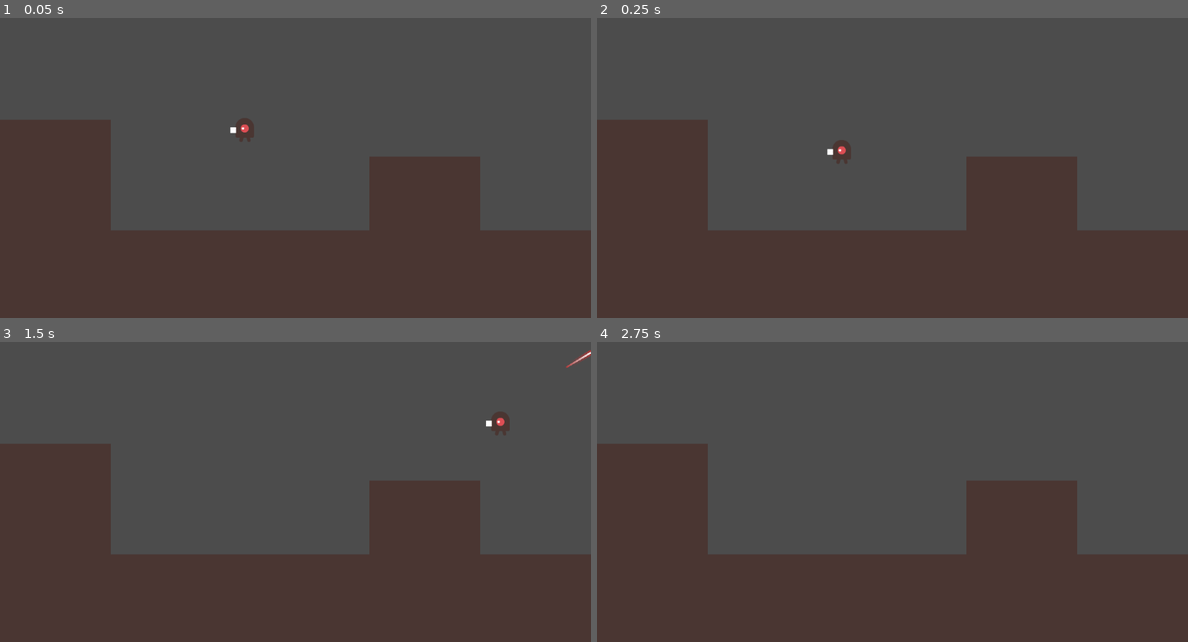
Above: before the commit, frames 1-4 (two rows, left to right).
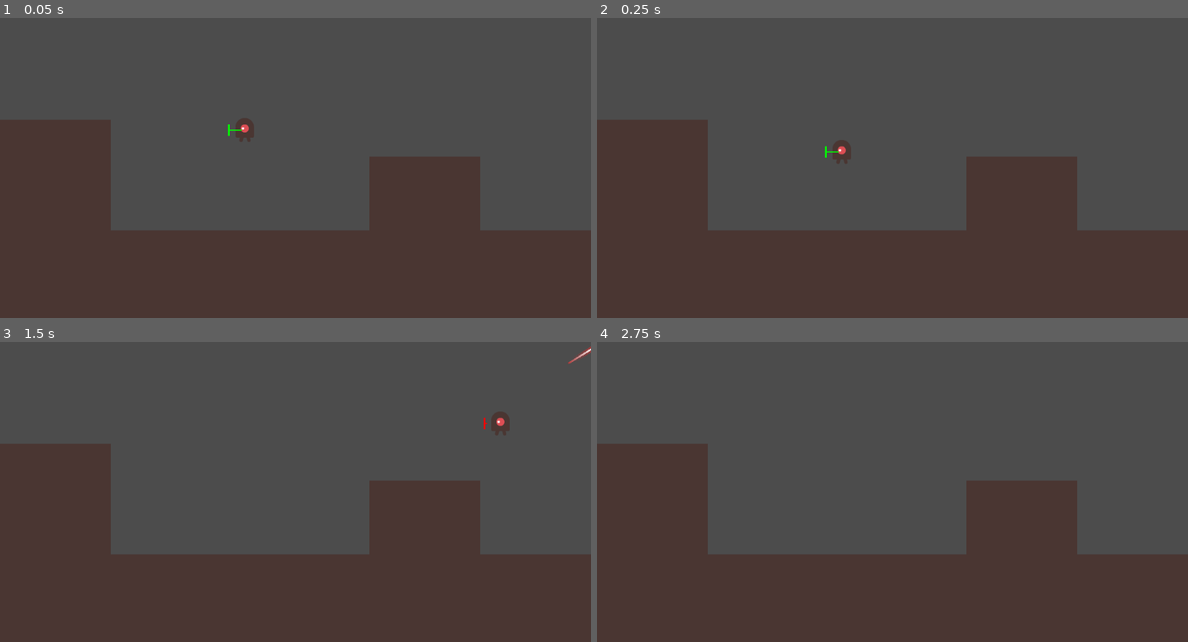
Above: after the commit, the same moments.

Repository: ben-gillott/crossbolt
Game: Godot game, scene res://Scenes/Main.tscn
The game is run twice, just before and just after one commit, with the same random seed, the same clock (stepped at 60 frames per second) and the same inputs.
Inputs (mouse positions are in pixels of both pictures, inside the frame that each line leads up to):
- Up to frame 1 (0.05 s): no input
- Up to frame 2 (0.25 s): no input
- Up to frame 3 (1.5 s): move the mouse to (425, 453) at 0.52 s; hold D (right) from 0.53 s (still down); click (425, 453) at 0.6 s; tap Space (jump) at 0.77 s; move the mouse to (177, 486) at 1.27 s; click (177, 486) at 1.35 s
- Up to frame 4 (2.75 s): tap Space (jump) at 1.52 s; tap Enter at 2 s; move the mouse to (951, 393) at 2.02 s; release D (right) at 2.03 s; hold A (left) from 2.03 s (still down); click (951, 393) at 2.1 s

The runs differ from the first frame. In frame 1, less than 0.1% of the frame differs, in the area x 38-41%, y 35-40%; in frame 2, less than 0.1%; in frame 3, 0.1%, in the area x 81-100%, y 1-30%; in frame 4, nothing differs.
Error before the commit: Attempt to call function '_endOfTheGame' in base 'null instance' on a null instance. (res://Scripts/Player.gd:92)
Error after the commit: Attempt to call function '_endOfTheGame' in base 'null instance' on a null instance. (res://Scripts/Player.gd:99)

Commit message:
loading animation

Diff:
--- a/Scenes/Player.tscn
+++ b/Scenes/Player.tscn
@@ -12,13 +12,18 @@
 [node name="CollisionShape2D" type="CollisionShape2D" parent="."]
 shape = SubResource( 6 )
 
+[node name="BoltStart" type="Position2D" parent="."]
+position = Vector2( 28, 0 )
+
 [node name="Player_Sprite" type="Sprite" parent="."]
 texture = ExtResource( 2 )
 
-[node name="Crossbow_Sprite" type="Sprite" parent="."]
-position = Vector2( 20, 0 )
-scale = Vector2( 10, 10 )
+[node name="Crossbow_Draw" type="Sprite" parent="."]
+position = Vector2( 16.5, 0 )
+scale = Vector2( 21, 2 )
 texture = ExtResource( 3 )
 
-[node name="BoltStart" type="Position2D" parent="."]
-position = Vector2( 20, 0 )
+[node name="Crossbow_Bow" type="Sprite" parent="."]
+position = Vector2( 27, 0 )
+scale = Vector2( 3, 20 )
+texture = ExtResource( 3 )
--- a/Scripts/Player.gd
+++ b/Scripts/Player.gd
@@ -43,26 +43,31 @@
 		else:
 			melee()
 	elif Input.is_action_pressed("reload"):
-		if loaded:
-			print("already loaded")
-		elif actionState == ACTIONS.FIRING or actionState == ACTIONS.MELEEING:
-			print("fire while reloading - reload interrupted")
-			reloadTimer = 0
-		elif actionState == ACTIONS.IDLE:
-			print("starting reload")
-			actionState = ACTIONS.RELOADING
-			reloadTimer = 0
-		elif actionState == ACTIONS.RELOADING:
-			print("Reloading, at ", reloadTimer, " ms")
-			reloadTimer += delta
-			if reloadTimer >= RELOAD_TIME:
-				loaded = true
-				print("Reloaded!")
-				actionState = ACTIONS.IDLE
+		reload(delta)
 	elif (not Input.is_action_pressed("reload")) and (actionState == ACTIONS.RELOADING):
 		print("reload released early")
 		actionState = ACTIONS.IDLE;
 		reloadTimer = 0
+
+
+func reload(delta):
+	if loaded:
+		print("already loaded")
+	elif actionState == ACTIONS.FIRING or actionState == ACTIONS.MELEEING:
+		print("fire while reloading - reload interrupted")
+		reloadTimer = 0
+	elif actionState == ACTIONS.IDLE:
+		print("starting reload")
+		actionState = ACTIONS.RELOADING
+		reloadTimer = 0
+	elif actionState == ACTIONS.RELOADING:
+		print("Reloading, at ", reloadTimer, " ms")
+		reloadTimer += delta
+		if reloadTimer >= RELOAD_TIME:
+			loaded = true
+			print("Reloaded!")
+			actionState = ACTIONS.IDLE
+
 
 func shoot():
 	actionState = ACTIONS.FIRING
@@ -82,6 +87,8 @@
 func _physics_process(delta):
 	get_input(delta)
 	flip()
+	bow_animation()
+
 	velocity.y += JUMP_GRAVITY * delta
 	velocity = move_and_slide(velocity, Vector2.UP)
 	if Input.is_action_just_pressed("jump"):
@@ -100,3 +107,31 @@
 	if abs(diff) > flipZoneWidth and lookDir != sign(diff): #if beyond little mid zone
 		apply_scale(Vector2(-1, 1)) # flip
 		lookDir = sign(diff)
+
+
+
+var bowMaxScale = 22
+var bowMaxPos = 16
+var bowMinScale = 4
+var bowMinPos = 25
+var loadedColor = Color(0,1,0)
+var loadingColor = Color(1,0,1)
+var notLoadedColor = Color(1,0,0)
+#this should be handled by animation tree later
+func bow_animation():
+	if loaded:
+		$Crossbow_Bow.modulate = loadedColor
+		$Crossbow_Draw.modulate = loadedColor
+		$Crossbow_Draw.position.x = bowMaxPos
+		$Crossbow_Draw.scale.x = bowMaxScale
+	elif actionState == ACTIONS.RELOADING:
+		#lerp size by timer
+		$Crossbow_Bow.modulate = loadingColor
+		$Crossbow_Draw.modulate = loadingColor
+		$Crossbow_Draw.position.x = lerp(bowMinPos, bowMaxPos, reloadTimer/RELOAD_TIME)
+		$Crossbow_Draw.scale.x = lerp(bowMinScale, bowMaxScale, reloadTimer/RELOAD_TIME)
+	else: #not reloading and not loaded
+		$Crossbow_Bow.modulate = notLoadedColor
+		$Crossbow_Draw.modulate = notLoadedColor
+		$Crossbow_Draw.position.x = bowMinPos
+		$Crossbow_Draw.scale.x = bowMinScale
